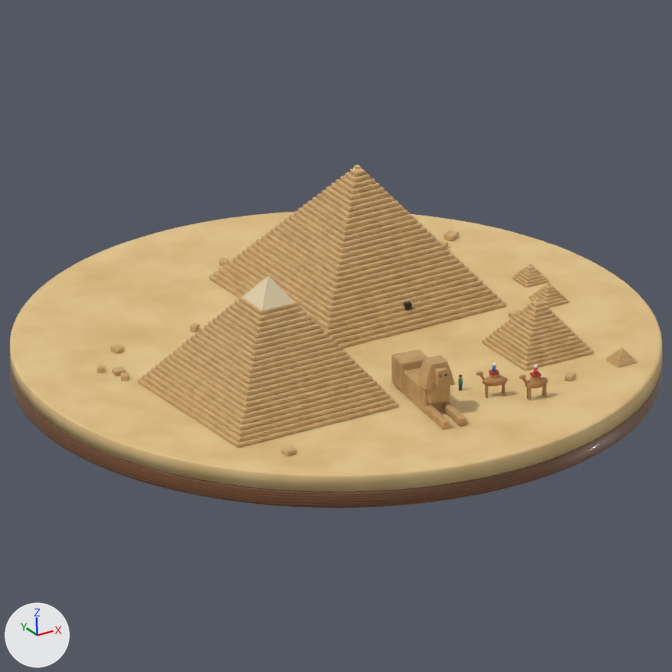
The Blender file images/src/models-hq/pyramids-of-giza/pyramids-of-giza.blend, before and after one commit.
The view is the same before and after, from the file's camera 'cam'. The lights are fixed; the arrows at lower left show +X, +Y and +Z. The first picture is the older version.

Script lines for the objects in view, before the commit:
```python
ob_khafre = bpy.data.objects.new('khafre', me_khafre)
ob_khafre.location = (0.0, 0.0, 0.0)
ob_khufu = bpy.data.objects.new('khufu', me_khufu)
ob_khufu.location = (0.0, 0.0, 0.0)
ob_menkaure = bpy.data.objects.new('menkaure', me_menkaure)
ob_menkaure.location = (0.0, 0.0, 0.0)
ob_plinth = bpy.data.objects.new('plinth', me_plinth)
ob_plinth.location = (0.0, 0.0, 0.0)
ob_queen0 = bpy.data.objects.new('queen0', me_queen0)
ob_queen0.location = (0.0, 0.0, 0.0)
ob_queen1 = bpy.data.objects.new('queen1', me_queen1)
ob_queen1.location = (0.0, 0.0, 0.0)
ob_queen2 = bpy.data.objects.new('queen2', me_queen2)
ob_queen2.location = (0.0, 0.0, 0.0)
ob_stone0 = bpy.data.objects.new('stone0', me_stone0)
ob_stone0.location = (0.0, 0.0, 0.0)
ob_stone8 = bpy.data.objects.new('stone8', me_stone8)
ob_stone8.location = (0.0, 0.0, 0.0)
# also in view: 'turf' at (0.0, 0.0, -0.02); 'sphinxBody' at (-0.01, -0.83, 0.11)
```
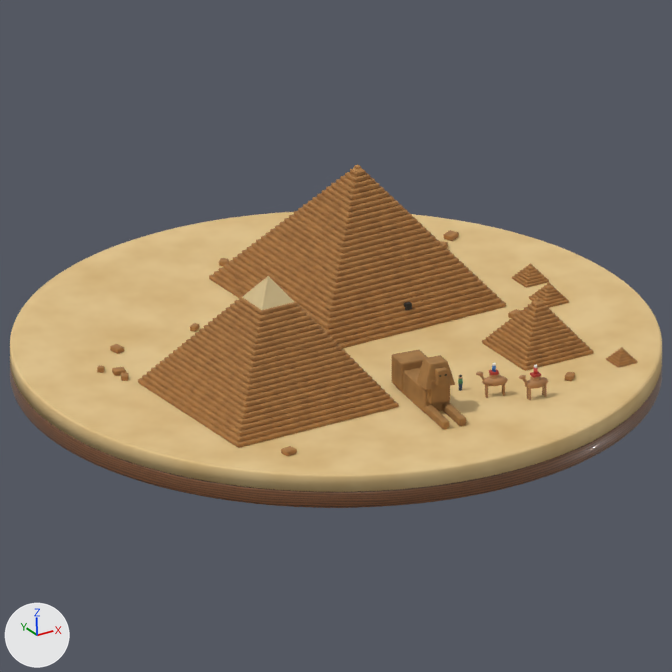
Pixel boxes [x1, y1, x2, y2] of what changed, in the pictures (672 x 672 px):
'khufu', recoloured (darker)
    both: [209, 165, 506, 348]
'khafre', recoloured (darker)
    both: [138, 296, 399, 448]
'menkaure', recoloured (darker)
    both: [482, 299, 593, 371]
'sphinxBody', recoloured (darker)
    both: [392, 350, 466, 429]
'sphinxNemes', recoloured (darker)
    both: [417, 355, 455, 390]
'queen0', recoloured (orange to brown)
    both: [529, 283, 569, 308]
'queen1', recoloured (orange to brown)
    both: [512, 264, 549, 288]
'queen2', recoloured (orange to brown)
    both: [606, 347, 638, 368]
'sphinxFace', recoloured (darker)
    both: [435, 367, 448, 386]
'stone9', recoloured
    both: [281, 446, 297, 456]
'stone0', recoloured
    both: [444, 230, 459, 241]
'stone7', recoloured
    both: [110, 344, 124, 354]
'stone17', recoloured
    both: [112, 367, 126, 376]
'stone5', recoloured
    both: [565, 372, 575, 381]
'stone8', recoloured
    both: [190, 323, 200, 332]
'stone1', recoloured
    both: [508, 309, 520, 318]
'stone6', recoloured
    both: [219, 258, 229, 266]
'stone10', recoloured
    both: [121, 373, 129, 381]
'stone3', recoloured
    both: [97, 366, 105, 373]
'stone14', recoloured
    both: [440, 241, 448, 248]

Edits to the bpy script that builds the scene:
```text
Change mat_block:
    where n4 = _N.new('ShaderNodeValToRGB'); n4.name = 'Color Ramp'
    remove n4.color_ramp.elements[0].position = 0.38; n4.color_ramp.elements[0].color = (0.658, 0.434, 0.195, 1.0)
    remove _e = n4.color_ramp.elements.new(0.72); _e.color = (0.552, 0.347, 0.144, 1.0)
    add n4.color_ramp.elements[0].position = 0.38; n4.color_ramp.elements[0].color = (0.434, 0.205, 0.0595, 1.0)
    add _e = n4.color_ramp.elements.new(0.72); _e.color = (0.332, 0.15, 0.0423, 1.0)
Change mat_sphinx:
    where n4 = _N.new('ShaderNodeValToRGB'); n4.name = 'Color Ramp'
    remove n4.color_ramp.elements[0].position = 0.38; n4.color_ramp.elements[0].color = (0.584, 0.361, 0.15, 1.0)
    remove _e = n4.color_ramp.elements.new(0.72); _e.color = (0.462, 0.27, 0.105, 1.0)
    add n4.color_ramp.elements[0].position = 0.38; n4.color_ramp.elements[0].color = (0.392, 0.198, 0.0595, 1.0)
    add _e = n4.color_ramp.elements.new(0.72); _e.color = (0.296, 0.144, 0.0423, 1.0)
```
